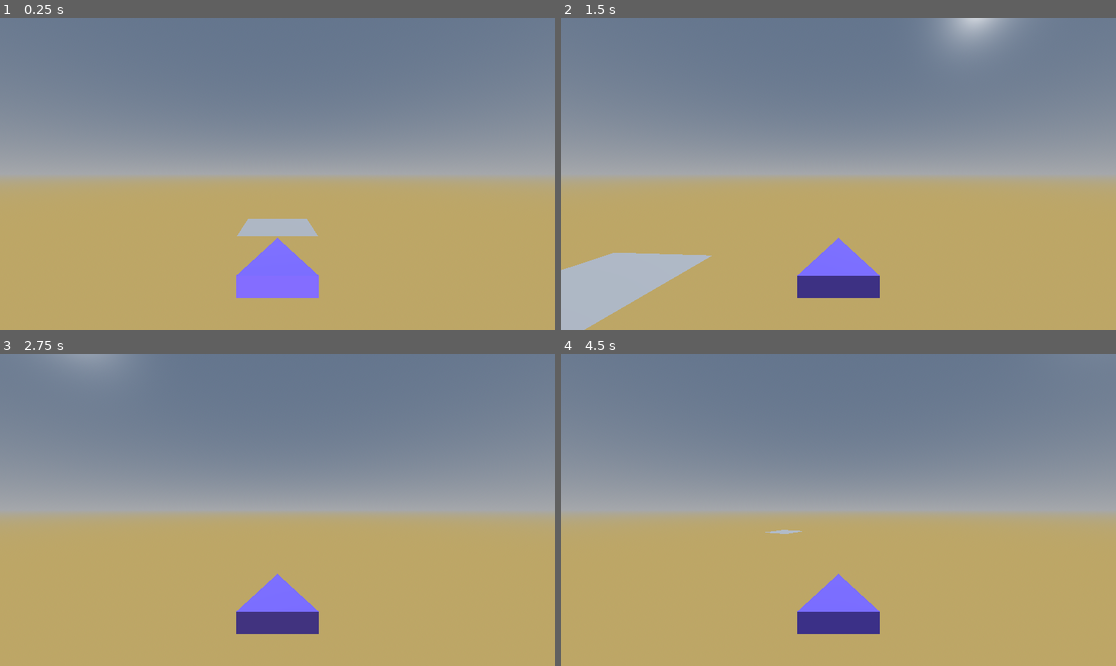
Above: before the commit, frames 1-4 (two rows, left to right).
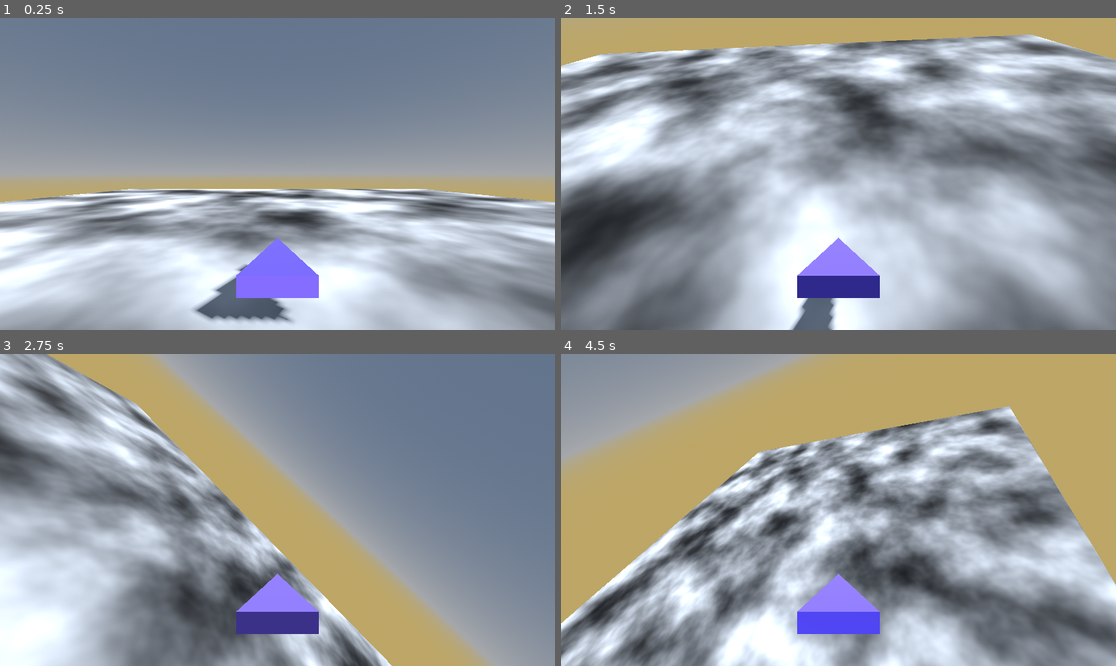
Above: after the commit, the same moments.

Repository: BryanWi/spaceShip
Game: Godot game, scene res://testScene.tscn
Same seed, same stepped clock (60 frames per second), same inputs: the game is played once before the commit and once after it.
Inputs (mouse positions are in pixels of both pictures, inside the frame that each line leads up to):
- Up to frame 1 (0.25 s): no input
- Up to frame 2 (1.5 s): tap Enter at 0.5 s; move the mouse to (960, 158) at 0.52 s; hold D (right) 0.53-1.28 s; tap G (damp) at 0.6, 1.35 s; move the mouse to (727, 189) at 1.27 s; hold S (backward) from 1.28 s (still down)
- Up to frame 3 (2.75 s): move the mouse to (333, 441) at 2.02 s; release S (backward) at 2.03 s; hold D (right) from 2.03 s (still down); tap G (damp) at 2.1 s
- Up to frame 4 (4.5 s): move the mouse to (810, 572) at 2.77 s; release D (right) at 2.78 s; hold W (forward) 2.78-3.53 s; tap G (damp) at 2.85, 3.6, 4.35 s; move the mouse to (1005, 556) at 3.52 s; hold A (left) from 3.53 s (still down); tap Escape (ui_cancel) at 4.15 s; move the mouse to (672, 463) at 4.27 s

The runs differ from the first frame. In frame 1, 42% of the frame differs, in the area x 0-100%, y 54-100%; in frame 2, 88%; in frame 3, 67%; in frame 4, 91%, in the area x 0-100%, y 0-100%.

Commit message:
Roll de la nave y piso

Diff:
--- a/Scenes/ship/space_ship.gd
+++ b/Scenes/ship/space_ship.gd
@@ -3,6 +3,7 @@
 var acceleration = 5
 var speed_limit = 10
 var rotate_speed = -2
+var roll_speed = 3
 
 var dir:Vector3 = Vector3.ZERO
 var vel:Vector3 = Vector3.ZERO
@@ -14,36 +15,51 @@
 var x_dir
 var y_dir
 var z_dir
+var x_mouse = 0
 
 func _ready():
 	gravity_scale = 0
+	Input.set_mouse_mode(Input.MOUSE_MODE_CAPTURED)
 
 # Called every frame. 'delta' is the elapsed time since the previous frame.
 func _process(_delta):
 	pass
 
+func _input(event : InputEvent) -> void:
+	if event is InputEventMouseMotion:
+		x_mouse = event.relative.x
+
+		#rotation.x += event.relative.x*roll_speed*0.001
+		#rotate_x(event.relative.x*roll_speed*0.001)
+		var a = event.relative.x*roll_speed*0.001
+		print(a)
+		rotate(basis.x,a)
+		#character.rotation.y -= event.relative.x * MOUSE_SENS * 0.001
+		#character.rotation.y = wrapf(character.rotation.y, 0.0, TAU)
+
 func _physics_process(delta):
-	#print(vel)
 	get_inputs()
-	vel += Vector3(acceleration*delta*x_dir*cos(rotation.y),0,acceleration*delta*x_dir*-sin(rotation.y))
+
+
+	vel += basis.x*acceleration*delta*x_dir
 	if (x_dir== 0) && (damp==true):
 		vel = Vector3(lerpf(vel.x,0.0,0.02),lerpf(vel.y,0.0,0.02),lerpf(vel.z,0.0,0.02))
 	if damp_toggle:
 		damp = !damp
-		pass
 
 	#Falta el limite de velocidad del personaje quizá al normalizar un valor se pueda lograr
 	# o con una funcion similar pero en vez de normalizar con el mismo valor actual, hacerlo con el máximo
 	# y multiplicarlo por el maximo cuando se aplique
 	#vel = clamp(vel, -speed_limit,speed_limit)
 
-	rotation.y += delta*rotate_speed*z_dir
+	#rotation.y += delta*rotate_speed*z_dir
+	rotate(basis.y, delta*rotate_speed*z_dir)
 
 	var distance #= #vel * delta
 	distance = vel*delta
 
 	#revisar como rotar
-	print(rotation.y)
+	#print(rotation.y)
 	#print(distance)
 	move_and_collide(distance)
 
@@ -52,3 +68,5 @@
 	y_dir = Input.get_axis("down","up")
 	z_dir = Input.get_axis("left","right")
 	damp_toggle = Input.is_action_just_pressed("damp")
+	if Input.is_action_just_pressed("ui_cancel"):
+		Input.set_mouse_mode(Input.MOUSE_MODE_VISIBLE)
--- a/testScene.tscn
+++ b/testScene.tscn
@@ -1,8 +1,18 @@
-[gd_scene load_steps=6 format=3 uid="uid://du7uywwmg5eh8"]
+[gd_scene load_steps=9 format=3 uid="uid://du7uywwmg5eh8"]
 
 [ext_resource type="PackedScene" uid="uid://dg8xbo15e6lmf" path="res://Scenes/ship/space_ship.tscn" id="1_dnj1o"]
 
+[sub_resource type="FastNoiseLite" id="FastNoiseLite_dqy1g"]
+
+[sub_resource type="NoiseTexture2D" id="NoiseTexture2D_8ahk2"]
+noise = SubResource("FastNoiseLite_dqy1g")
+
+[sub_resource type="StandardMaterial3D" id="StandardMaterial3D_76dh1"]
+albedo_texture = SubResource("NoiseTexture2D_8ahk2")
+
 [sub_resource type="PlaneMesh" id="PlaneMesh_6heqs"]
+material = SubResource("StandardMaterial3D_76dh1")
+size = Vector2(30, 30)
 
 [sub_resource type="ProceduralSkyMaterial" id="ProceduralSkyMaterial_xmoki"]
 ground_bottom_color = Color(0.741176, 0.65098, 0.4, 1)
